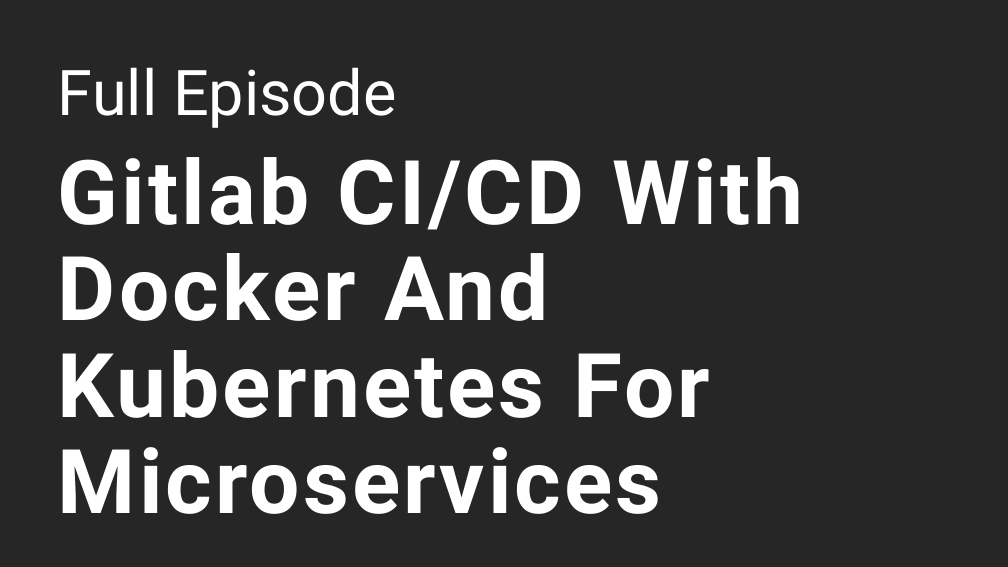
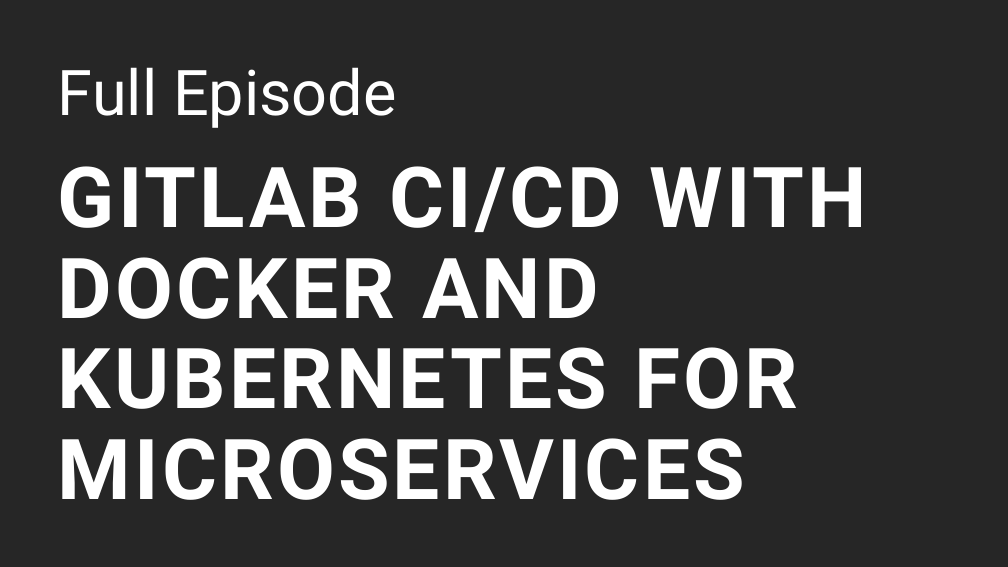
Before and after one commit to naruepanart/youtube-thumbnail, a slide deck: slide 3 of Youtube-Thumbnail.pptx. Drawn at 1008x567 pixels with LibreOffice and Linux fonts; fonts in the diff are those of the drawing. Boxes give left, top, right and bottom in pixels: in the first picture for what was removed or moved away, otherwise in the second. Text is boxed around its words. In the diff, an @@ line names an element or a change of style, - is before the commit and + after.

```diff
--- a/Youtube-Thumbnail.pptx
+++ b/Youtube-Thumbnail.pptx
@@ title "GITLAB CI/CD WITH DOCKER AND ..." at (58,166,868,500): vertical alignment middle to top @@
@@ title at (58,166,868,500): text changed; size 85 to 80 pt @@
-Gitlab CI/CD With Docker And Kubernetes For Microservices
+GITLAB CI/CD WITH DOCKER AND KUBERNETES FOR MICROSERVICES
```
Also in this commit, not shown: 2 other slides changed.
